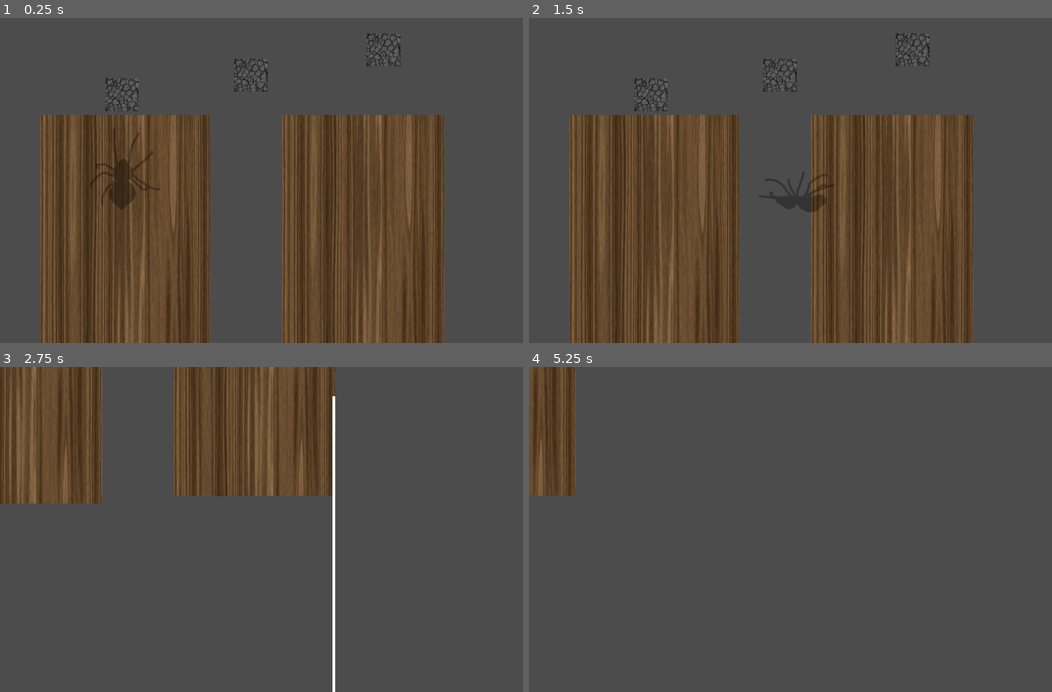
Above: before the commit, frames 1-4 (two rows, left to right).
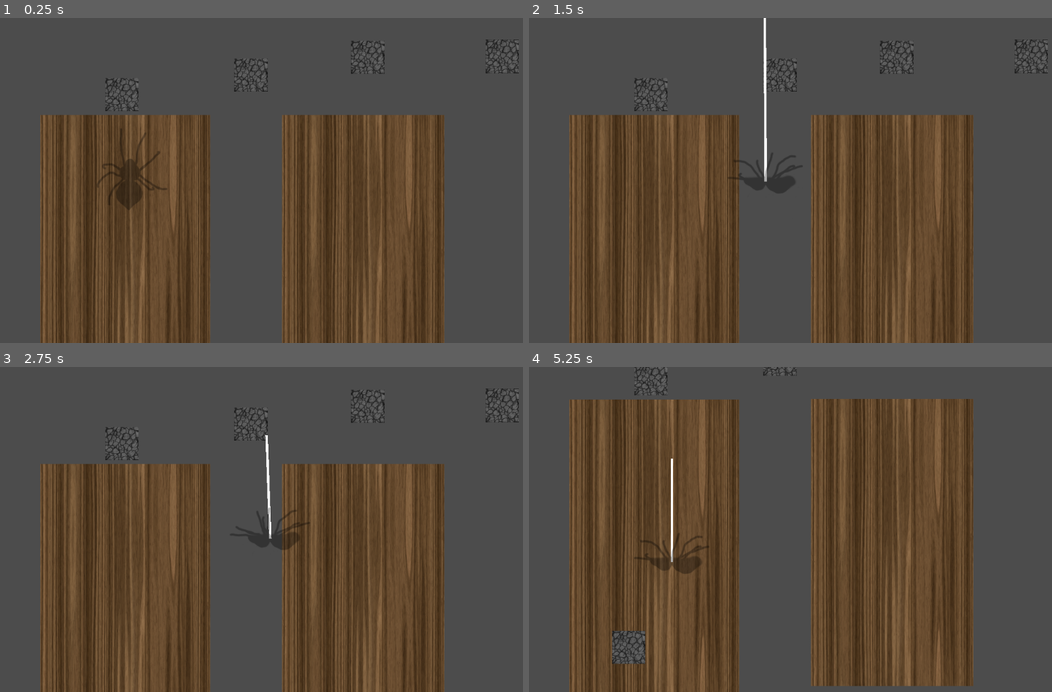
Above: after the commit, the same moments.

Repository: MarmotaGames/aracnotopia
Game: Godot game, scene res://levels/newWebTest/launchWebTest.tscn
The game is run twice, just before and just after one commit, with the same random seed, the same clock (stepped at 60 frames per second) and the same inputs. This scene is started directly instead of the project's main scene.
Inputs (mouse positions are in pixels of both pictures, inside the frame that each line leads up to):
- Up to frame 1 (0.25 s): no input
- Up to frame 2 (1.5 s): tap Enter at 0.5 s; move the mouse to (931, 164) at 0.52 s; press the mouse at (931, 164) at 0.53 s; hold Right (ui_right) 0.53-1.28 s; move the mouse to (696, 196) at 1.27 s; release the mouse at (696, 196) at 1.28 s; hold Down (ui_down) from 1.28 s (still down); tap Ctrl (attachOrDetachFromArea) at 1.35 s
- Up to frame 3 (2.75 s): click (167, 545) at 1.55 s; move the mouse to (334, 458) at 2.02 s; release Down (ui_down) at 2.03 s; press the mouse at (334, 458) at 2.03 s; hold Right (ui_right) from 2.03 s (still down); tap L (dropFromWeb) at 2.1 s
- Up to frame 4 (5.25 s): move the mouse to (780, 594) at 2.77 s; release Right (ui_right) at 2.78 s; release the mouse at (780, 594) at 2.78 s; hold Up (ui_up) 2.78-3.53 s; click (780, 594) at 2.85 s; move the mouse to (973, 578) at 3.52 s; press the mouse at (973, 578) at 3.53 s; hold Left (ui_left) 3.53-5.03 s; move the mouse to (638, 480) at 4.27 s; release the mouse at (638, 480) at 4.28 s; tap Ctrl (attachOrDetachFromArea) at 4.35 s; click (638, 480) at 4.55 s; move the mouse to (837, 529) at 5.02 s; press the mouse at (837, 529) at 5.03 s; hold Down (ui_down) from 5.03 s (still down); tap L (dropFromWeb) at 5.1 s

The runs differ from the first frame. In frame 1, 0.9% of the frame differs, in the area x 17-100%, y 4-59%; in frame 2, 1.5%; in frame 3, 60%, in the area x 0-100%, y 0-100%; in frame 4, 59%.

Commit message:
The stone now collides with the spider

Diff:
--- a/GodotProject/areas/ContactArea.gd
+++ b/GodotProject/areas/ContactArea.gd
@@ -17,9 +17,7 @@
 
 func _on_StoneArea_area_entered(area):
 	if area.name == "WebArea":
-		stonePinJointNode = get_node("../PinJoint2D")
-		webNode = get_node("../../Web")
-		webPinJointNode = get_node("../../Web/PinJoint2D")
+		loadNodes()
 
 		spiderNode.stonePinJointNode = stonePinJointNode
 		webNode.stonePinJointNode = stonePinJointNode
@@ -33,3 +31,8 @@
 		webPinJointNode.set_node_b("../../Spider")
 
 		webNode.set_gravity_scale(5)
+
+func loadNodes():
+	webNode = get_node("../../Web")
+	webPinJointNode = get_node("../../Web/PinJoint2D")
+	stonePinJointNode = get_node("../PinJoint2D")
--- a/GodotProject/levels/hub/UP.gd
+++ b/GodotProject/levels/hub/UP.gd
@@ -1,4 +1,4 @@
 extends Area2D
 
 func _on_UP_area_entered(area):
-	get_tree().change_scene("res://main.tscn")
+	get_tree().change_scene("res://levels//main//main.tscn")
--- a/GodotProject/levels/main/main.tscn
+++ b/GodotProject/levels/main/main.tscn
@@ -23,7 +23,7 @@
 
 position = Vector2( 731.377, 601.121 )
 z_index = 2
-_sections_unfolded = [ "Linear", "Transform", "Z Index" ]
+_sections_unfolded = [ "Collision", "Linear", "Transform", "Z Index" ]
 
 [node name="BackgroundSprite" type="Sprite" parent="." index="1"]
 
--- a/GodotProject/levels/newWebTest/launchWebTest.tscn
+++ b/GodotProject/levels/newWebTest/launchWebTest.tscn
@@ -9,7 +9,7 @@
 [node name="Spider" parent="." index="0" instance=ExtResource( 1 )]
 
 modulate = Color( 1, 1, 1, 0.325961 )
-position = Vector2( 225.855, 428.95 )
+position = Vector2( 238.443, 428.95 )
 z_index = 1
 _sections_unfolded = [ "Collision", "Linear", "Transform", "Visibility", "Z Index" ]
 
@@ -39,12 +39,17 @@
 
 [node name="Stone3" parent="." index="5" instance=ExtResource( 3 )]
 
-position = Vector2( 705.996, 187.459 )
+position = Vector2( 677.139, 201.372 )
 _sections_unfolded = [ "Collision", "Transform" ]
 
 [node name="Stone4" parent="." index="6" instance=ExtResource( 3 )]
 
-position = Vector2( 121.601, -1406.34 )
+position = Vector2( 924.703, 199.863 )
+_sections_unfolded = [ "Collision", "Transform" ]
+
+[node name="Stone5" parent="." index="7" instance=ExtResource( 3 )]
+
+position = Vector2( 183.416, 766.11 )
 _sections_unfolded = [ "Collision", "Transform" ]
 
 
--- a/GodotProject/objects/Stone.tscn
+++ b/GodotProject/objects/Stone.tscn
@@ -29,12 +29,11 @@
 
 scale = Vector2( 0.12, 0.12 )
 texture = ExtResource( 1 )
-_sections_unfolded = [ "Transform" ]
+_sections_unfolded = [ "Region", "Transform" ]
 
 [node name="CollisionShape2D" type="CollisionShape2D" parent="." index="1"]
 
 shape = SubResource( 1 )
-disabled = true
 
 [node name="PinJoint2D" type="PinJoint2D" parent="." index="2"]
 
--- a/GodotProject/player/Player_rigido.gd
+++ b/GodotProject/player/Player_rigido.gd
@@ -41,6 +41,7 @@
 
 func _physics_process(delta):
 	if fall:
+		$SpiderCollisionShape.rotation_degrees = 90
 		if fallInit:
 			fallInit = false
 			self.rotation_degrees = 0
@@ -48,6 +49,7 @@
 		gravity_scale = 8
 
 	else:
+		$SpiderCollisionShape.rotation_degrees = 0
 		gravity_scale = 0
 		fallInit = true
 
@@ -86,6 +88,7 @@
 				webNode.set_global_position(webPosition)
 
 				webNode.set_gravity_scale(0)
+
 		elif Input.is_action_just_released("launchWeb"):
 			spiderIsLaunchingWeb = false
 			webInstance.queue_free()
@@ -194,10 +197,6 @@
 				self.rotation_degrees = 45
 
 func loadWebNodes():
-#	webNode = get_node("Web")
-#	webPinJointNode = get_node("Web/PinJoint2D")
-#	positionNode = get_node("Web/Sprite/Position2D")
-
 	webNode = get_node("../Web")
 	webPinJointNode = get_node("../Web/PinJoint2D")
 	positionNode = get_node("../Web/Sprite/Position2D")
--- a/GodotProject/player/Player_rigido.tscn
+++ b/GodotProject/player/Player_rigido.tscn
@@ -19,8 +19,8 @@
 [sub_resource type="CapsuleShape2D" id=1]
 
 custom_solver_bias = 0.0
-radius = 10.0
-height = 20.0
+radius = 16.0
+height = 125.0
 
 [sub_resource type="SpriteFrames" id=2]
 
@@ -39,14 +39,14 @@
 [sub_resource type="CapsuleShape2D" id=3]
 
 custom_solver_bias = 0.0
-radius = 10.0
+radius = 11.5
 height = 20.0
 
 [node name="Spider" type="RigidBody2D"]
 
 input_pickable = false
-collision_layer = 1
-collision_mask = 1
+collision_layer = 2
+collision_mask = 2
 mode = 0
 mass = 1.0
 friction = 1.0
@@ -63,16 +63,16 @@
 angular_velocity = 0.0
 angular_damp = -1.0
 script = ExtResource( 1 )
-_sections_unfolded = [ "Linear", "Transform" ]
+_sections_unfolded = [ "Collision", "Linear", "Transform" ]
 speed = 300
 
-[node name="SpiderCollision" type="CollisionShape2D" parent="." index="0"]
+[node name="SpiderCollisionShape" type="CollisionShape2D" parent="." index="0"]
 
-position = Vector2( 0.1, 0.3 )
-scale = Vector2( 1.2, 2 )
+position = Vector2( 0, -6.68369 )
+scale = Vector2( 1.51929, 0.604291 )
+z_index = 1
 shape = SubResource( 1 )
-disabled = true
-_sections_unfolded = [ "Transform" ]
+_sections_unfolded = [ "Transform", "Z Index" ]
 
 [node name="AnimatedSprite" type="AnimatedSprite" parent="." index="1"]
 
@@ -93,11 +93,11 @@
 angular_damp = 1.0
 audio_bus_override = false
 audio_bus_name = "Master"
-_sections_unfolded = [ "Transform" ]
+_sections_unfolded = [ "Collision", "Transform" ]
 
 [node name="CollisionShape2D" type="CollisionShape2D" parent="AnimatedSprite/SpiderArea" index="0"]
 
-position = Vector2( -1.78256, 1.73304 )
+position = Vector2( -2.00006, -0.467731 )
 scale = Vector2( 3.03858, 1.20858 )
 shape = SubResource( 3 )
 _sections_unfolded = [ "Transform", "Z Index" ]
--- a/GodotProject/web/Web.gd
+++ b/GodotProject/web/Web.gd
@@ -8,6 +8,7 @@
 onready var bottomPosition = $Sprite/Position2DBottom.get_global_position()
 
 var isStretching = false
+
 var stretchSpeed = 10
 var webLaunchSpeed = 7
 var inferiorStretchLimit = 0.3
Not shown: 4 places in GodotProject/levels/menu/MainMenu.tscn that only renumber resources
